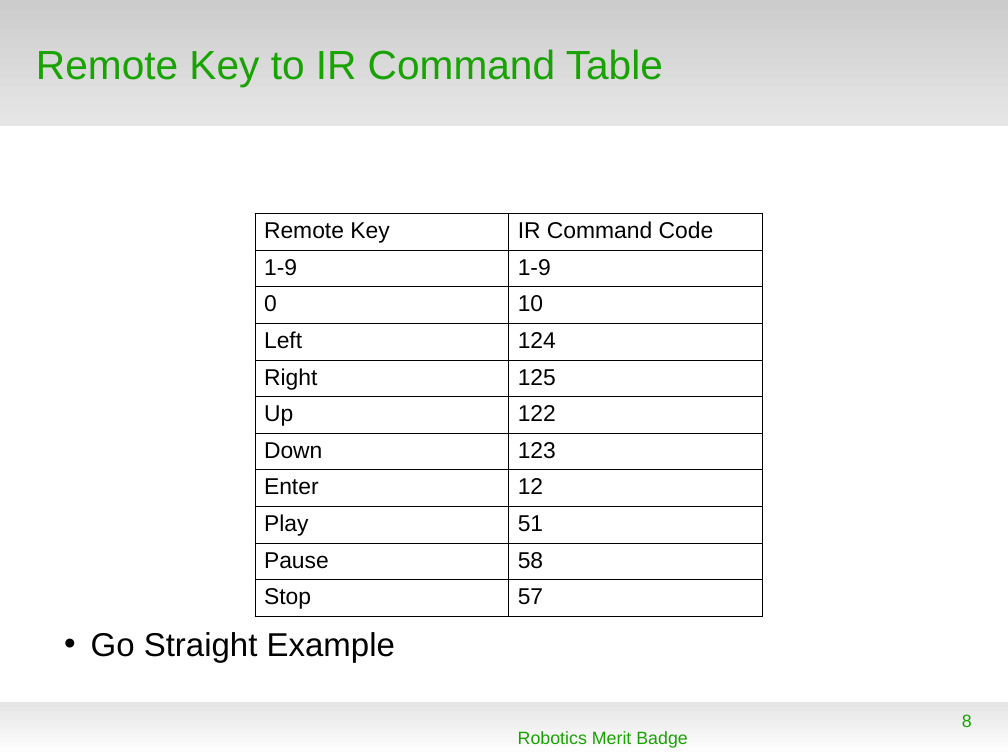
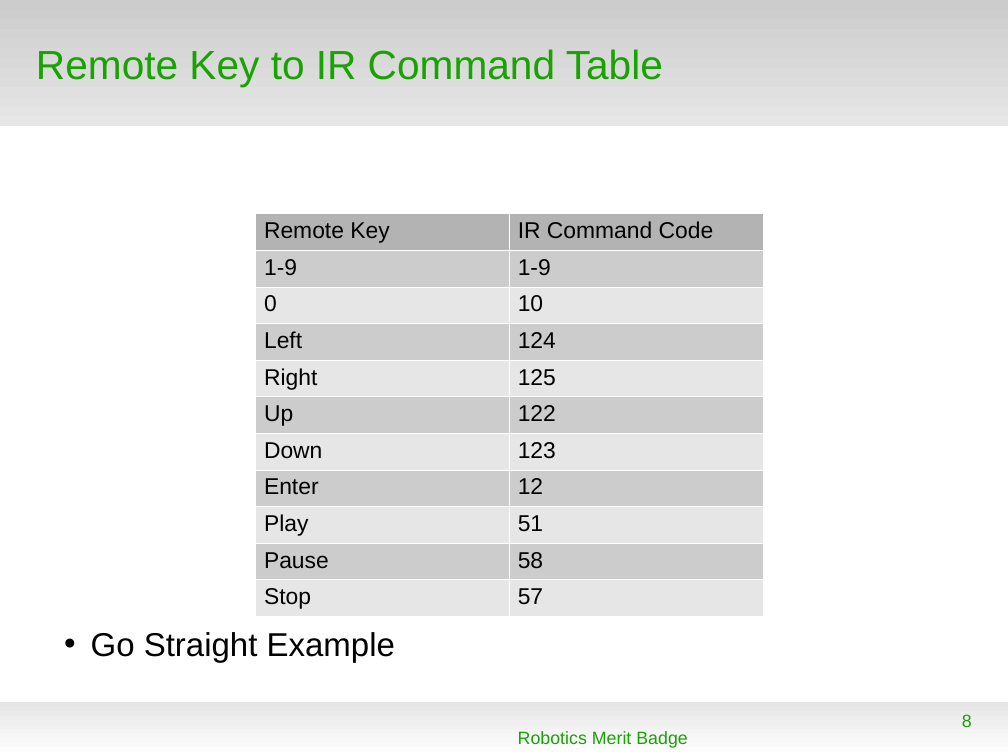
Before and after one commit to spiderman-2099/RoboticsMB, a slide deck: slide 8 of doc/RMB_Session2.odp. Drawn at 1008x756 pixels with LibreOffice and Linux fonts; fonts in the diff are those of the drawing; background and template pictures are left out. Boxes give left, top, right and bottom in pixels: in the first picture for what was removed or moved away, otherwise in the second. Text is boxed around its words. In the diff, an @@ line names an element or a change of style, - is before the commit and + after.

```diff
--- a/doc/RMB_Session2.odp
+++ b/doc/RMB_Session2.odp
@@ table at (255,213,764,613) @@
@@ fill none to #B3B3B3 in row 1 @@
@@ fill none to #CCCCCC in 10 cells @@
@@ fill none to #E6E6E6 in 10 cells @@
@@ borders changed @@
```
Also in this commit, not shown: 1 other file.
